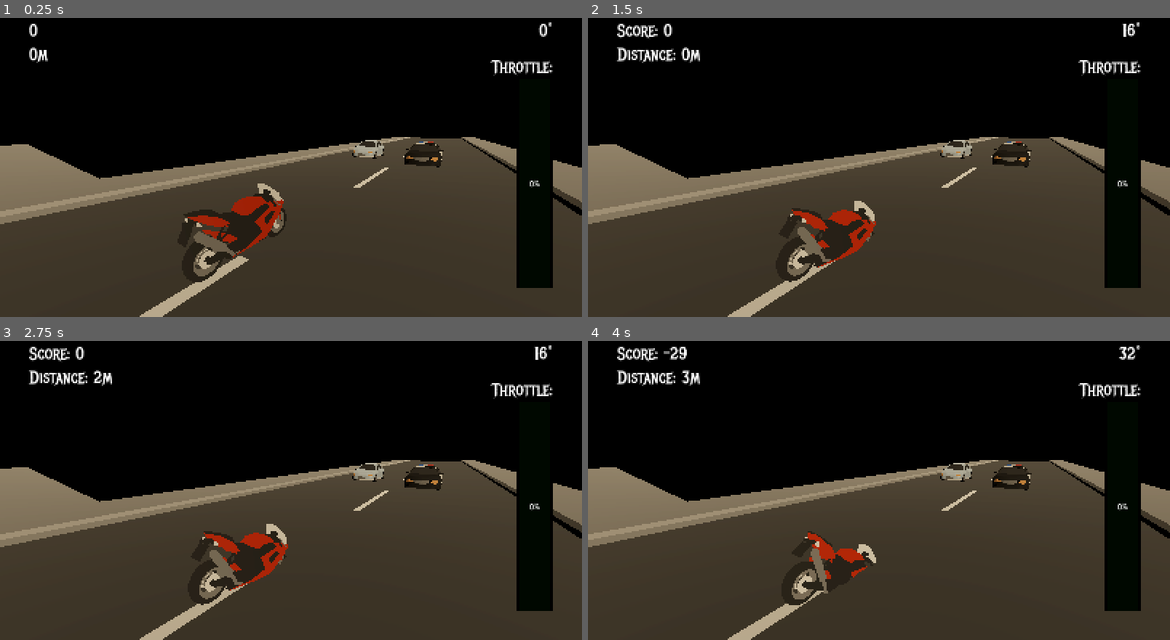
Above: before the commit, frames 1-4 (two rows, left to right).
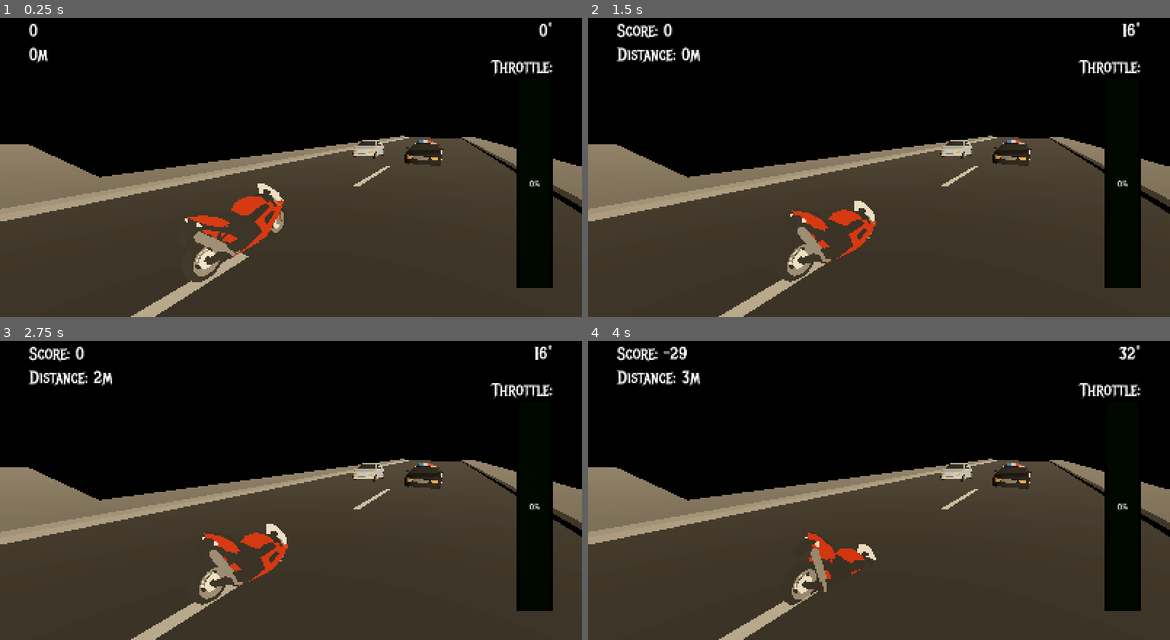
Above: after the commit, the same moments.

Repository: ssebs/DankNooner
Game: Godot game, scene res://scenes/main_game.tscn
Same seed, same stepped clock (60 frames per second), same inputs: the game is played once before the commit and once after it. Before the commit the project starts from res://level.tscn.
Inputs (mouse positions are in pixels of both pictures, inside the frame that each line leads up to):
- Up to frame 1 (0.25 s): no input
- Up to frame 2 (1.5 s): tap Enter at 0.5 s; move the mouse to (908, 152) at 0.52 s; hold W (lean_forward) from 0.53 s (still down); click (908, 152) at 0.67 s; tap Space (brake) at 1.25 s; move the mouse to (849, 155) at 1.27 s
- Up to frame 3 (2.75 s): keep holding W (lean_forward); tap Enter at 2 s; move the mouse to (302, 469) at 2.02 s
- Up to frame 4 (4 s): keep holding W (lean_forward); move the mouse to (873, 481) at 2.77 s; click (873, 481) at 2.92 s; tap Space (brake) at 3.5 s; move the mouse to (919, 481) at 3.52 s

The runs differ from the first frame. In frame 1, 5.3% of the frame differs, in the area x 0-100%, y 39-100%; in frame 2, 3.5%; in frame 3, 3.5%; in frame 4, 3.2%.

Commit message:
start ui

Diff:
--- a/level.tscn
+++ /dev/null
@@ -1,117 +0,0 @@
-[gd_scene load_steps=15 format=3 uid="uid://c6j1taidj4kyv"]
-
-[ext_resource type="PackedScene" uid="uid://boveos4k30e0d" path="res://scenes/ui.tscn" id="1_0b4ue"]
-[ext_resource type="PackedScene" uid="uid://bwqo2xj0q4e6b" path="res://scenes/motorcycle.tscn" id="1_u52ul"]
-[ext_resource type="PackedScene" uid="uid://i4dmnqdvoow2" path="res://assets/vehicles/Car01.glb" id="2_oi3di"]
-[ext_resource type="PackedScene" uid="uid://drmtql816tpes" path="res://assets/vehicles/Police Car.glb" id="3_0b4ue"]
-[ext_resource type="PackedScene" uid="uid://b2tmcghnjj2iu" path="res://assets/LowPolyRoadPack/Models/Road Straight 2.dae" id="5_f2txt"]
-[ext_resource type="PackedScene" uid="uid://lx4se6m3cw3v" path="res://assets/LowPolyRoadPack/Models/Parkinglot Entrance.dae" id="6_1ainy"]
-[ext_resource type="PackedScene" uid="uid://drsie5ww5xl2v" path="res://assets/LowPolyRoadPack/Models/Parkinglot Center 1.dae" id="7_8b0r0"]
-[ext_resource type="PackedScene" uid="uid://de0oj5dundds7" path="res://assets/LowPolyRoadPack/Models/Parkinglot Corner 3.dae" id="11_fedht"]
-[ext_resource type="PackedScene" uid="uid://d03bs21f5d1dy" path="res://assets/LowPolyRoadPack/Models/Parkinglot Edge 1.dae" id="12_4c15r"]
-[ext_resource type="PackedScene" uid="uid://dl44va1ncrtit" path="res://assets/LowPolyRoadPack/Models/Parkinglot Edge 3.dae" id="14_h6smj"]
-[ext_resource type="PackedScene" uid="uid://fovif1yrpoc3" path="res://assets/LowPolyRoadPack/Models/Parkinglot Edge 4.dae" id="15_v5j5c"]
-
-[sub_resource type="ProceduralSkyMaterial" id="ProceduralSkyMaterial_2orkt"]
-sky_top_color = Color(0, 0, 0, 1)
-sky_horizon_color = Color(0.0235287, 0.0227557, 0.0396556, 1)
-ground_bottom_color = Color(0.0198388, 0.016747, 0.0843464, 1)
-ground_horizon_color = Color(0.0235287, 0.0227557, 0.0396556, 1)
-energy_multiplier = 0.35
-
-[sub_resource type="Sky" id="Sky_aicyk"]
-sky_material = SubResource("ProceduralSkyMaterial_2orkt")
-
-[sub_resource type="Environment" id="Environment_8b0r0"]
-background_mode = 2
-sky = SubResource("Sky_aicyk")
-tonemap_mode = 2
-glow_enabled = true
-
-[node name="World" type="Node3D"]
-
-[node name="WorldEnvironment" type="WorldEnvironment" parent="."]
-environment = SubResource("Environment_8b0r0")
-
-[node name="UI" parent="." instance=ExtResource("1_0b4ue")]
-
-[node name="DirectionalLight3D" type="DirectionalLight3D" parent="."]
-transform = Transform3D(0.766863, -0.390061, 0.50968, 7.19241e-09, 0.794128, 0.60775, -0.641811, -0.466061, 0.608987, 30, 27, 15)
-light_color = Color(0.79, 0.711263, 0.5846, 1)
-directional_shadow_mode = 1
-
-[node name="Motorcycle" parent="." instance=ExtResource("1_u52ul")]
-transform = Transform3D(1, 0, 0, 0, 1, 0, 0, 0, 1, 0, 0.05, 0)
-
-[node name="Car01" parent="." instance=ExtResource("2_oi3di")]
-transform = Transform3D(1, 0, 0, 0, 1, 0, 0, 0, 1, -1.99292, 0.0783427, -13.3749)
-
-[node name="Police Car" parent="." instance=ExtResource("3_0b4ue")]
-transform = Transform3D(1, 0, 0, 0, 1, 0, 0, 0, 1, 1.41767, 0.0662612, -12.2237)
-
-[node name="Roads" type="Node3D" parent="."]
-transform = Transform3D(1, 0, 0, 0, 1, 0, 0, 0, 1, -7.5, 0, 0)
-
-[node name="Road Straight 2" parent="Roads" instance=ExtResource("5_f2txt")]
-
-[node name="Road Straight 3" parent="Roads" instance=ExtResource("5_f2txt")]
-transform = Transform3D(1, 0, 0, 0, 1, 0, 0, 0, 1, 0, 0, -10)
-
-[node name="Road Straight 4" parent="Roads" instance=ExtResource("5_f2txt")]
-transform = Transform3D(1, 0, 0, 0, 1, 0, 0, 0, 1, 0, 0, -20)
-
-[node name="Road Straight 5" parent="Roads" instance=ExtResource("5_f2txt")]
-transform = Transform3D(1, 0, 0, 0, 1, 0, 0, 0, 1, 0, 0, -30)
-
-[node name="Road Straight 6" parent="Roads" instance=ExtResource("5_f2txt")]
-transform = Transform3D(1, 0, 0, 0, 1, 0, 0, 0, 1, 0, 0, -40)
-
-[node name="Road Straight 7" parent="Roads" instance=ExtResource("5_f2txt")]
-transform = Transform3D(1, 0, 0, 0, 1, 0, 0, 0, 1, 0, 0, -50)
-
-[node name="ParkingLot" type="Node3D" parent="Roads"]
-
-[node name="Parkinglot Entrance" parent="Roads/ParkingLot" instance=ExtResource("6_1ainy")]
-transform = Transform3D(-4.37114e-08, 0, -1, 0, 1, 0, 1, 0, -4.37114e-08, 0, 0, 0)
-
-[node name="Parkinglot Center 1" parent="Roads/ParkingLot" instance=ExtResource("7_8b0r0")]
-transform = Transform3D(-4.37114e-08, 0, 1, 0, 1, 0, -1, 0, -4.37114e-08, 15, 0, 30)
-
-[node name="Parkinglot Center 2" parent="Roads/ParkingLot" instance=ExtResource("7_8b0r0")]
-transform = Transform3D(-4.37114e-08, 0, 1, 0, 1, 0, -1, 0, -4.37114e-08, 0, 0, 30)
-
-[node name="Parkinglot Center 4" parent="Roads/ParkingLot" instance=ExtResource("7_8b0r0")]
-transform = Transform3D(-4.37114e-08, 0, 1, 0, 1, 0, -1, 0, -4.37114e-08, 30, 0, 30)
-
-[node name="Parkinglot Corner 3" parent="Roads/ParkingLot" instance=ExtResource("11_fedht")]
-transform = Transform3D(-4.37114e-08, 0, 1, 0, 1, 0, -1, 0, -4.37114e-08, -15, 0, 15)
-
-[node name="Parkinglot Corner 4" parent="Roads/ParkingLot" instance=ExtResource("11_fedht")]
-transform = Transform3D(1, 0, 0, 0, 1, 0, 0, 0, 1, 30, 0, 15)
-
-[node name="Parkinglot Corner 5" parent="Roads/ParkingLot" instance=ExtResource("11_fedht")]
-transform = Transform3D(1.31134e-07, 0, -1, 0, 1, 0, 1, 0, 1.31134e-07, 30, 0, 30)
-
-[node name="Parkinglot Corner 6" parent="Roads/ParkingLot" instance=ExtResource("11_fedht")]
-transform = Transform3D(-1, 0, -8.74228e-08, 0, 1, 0, 8.74228e-08, 0, -1, -15, 0, 30)
-
-[node name="Parkinglot Edge 1" parent="Roads/ParkingLot" instance=ExtResource("12_4c15r")]
-transform = Transform3D(-4.37114e-08, 0, -1, 0, 1, 0, 1, 0, -4.37114e-08, 30, 0, 15)
-
-[node name="Parkinglot Edge 2" parent="Roads/ParkingLot" instance=ExtResource("12_4c15r")]
-transform = Transform3D(-4.37114e-08, 0, 1, 0, 1, 0, -1, 0, -4.37114e-08, -15, 0, 30)
-
-[node name="Parkinglot Edge 3" parent="Roads/ParkingLot" instance=ExtResource("14_h6smj")]
-transform = Transform3D(-4.37114e-08, 0, -1, 0, 1, 0, 1, 0, -4.37114e-08, -15, 0, 30)
-
-[node name="Parkinglot Edge 4" parent="Roads/ParkingLot" instance=ExtResource("15_v5j5c")]
-transform = Transform3D(-1, 0, -8.74228e-08, 0, 1, 0, 8.74228e-08, 0, -1, 15, 0, 30)
-
-[node name="Parkinglot Edge 7" parent="Roads/ParkingLot" instance=ExtResource("15_v5j5c")]
-transform = Transform3D(-1, 0, -8.74228e-08, 0, 1, 0, 8.74228e-08, 0, -1, 30, 0, 30)
-
-[node name="Parkinglot Edge 5" parent="Roads/ParkingLot" instance=ExtResource("15_v5j5c")]
-transform = Transform3D(1, 0, 0, 0, 1, 0, 0, 0, 1, -15, 0, 15)
-
-[node name="Parkinglot Edge 6" parent="Roads/ParkingLot" instance=ExtResource("15_v5j5c")]
-transform = Transform3D(1, 0, 0, 0, 1, 0, 0, 0, 1, 15, 0, 15)
--- a/project.godot
+++ b/project.godot
@@ -11,7 +11,7 @@
 [application]
 
 config/name="DankNooner"
-run/main_scene="uid://c6j1taidj4kyv"
+run/main_scene="uid://b8y3uqkpm2ctg"
 config/features=PackedStringArray("4.4", "Mobile")
 boot_splash/show_image=false
 config/icon="res://icon.svg"
--- /dev/null
+++ b/scenes/main_game.gd
@@ -0,0 +1,30 @@
+class_name MainGame extends Node
+
+@export var moto_scene: PackedScene = preload("res://scenes/motorcycle.tscn")
+
+@onready var spawn_pos: Marker3D = $SpawnPos
+@onready var ui: UI = $UI
+
+enum GameState {MAIN_MENU, PAUSE_MENU, PLAYING}
+var game_state: GameState = GameState.MAIN_MENU:
+    set(val):
+        game_state = val
+        switch_game_state(val)
+
+func _ready():
+    pass
+    # ui.onplay => play_game
+    play_game()
+
+func play_game():
+    var motorcycle: Motorcycle = moto_scene.instantiate()
+    motorcycle.global_position = spawn_pos.global_position
+    add_child(motorcycle)
+
+func switch_game_state(state: GameState):
+    ui.switch_panels(state)
+    match state:
+        GameState.MAIN_MENU:
+            pass
+        GameState.PLAYING:
+            pass
--- /dev/null
+++ b/scenes/main_game.tscn
@@ -0,0 +1,122 @@
+[gd_scene load_steps=15 format=3 uid="uid://b8y3uqkpm2ctg"]
+
+[ext_resource type="Script" uid="uid://d3gn4nknw3s61" path="res://scenes/main_game.gd" id="1_s3esy"]
+[ext_resource type="PackedScene" uid="uid://boveos4k30e0d" path="res://scenes/ui.tscn" id="2_o6v7o"]
+[ext_resource type="PackedScene" uid="uid://i4dmnqdvoow2" path="res://assets/vehicles/Car01.glb" id="4_8xp80"]
+[ext_resource type="PackedScene" uid="uid://drmtql816tpes" path="res://assets/vehicles/Police Car.glb" id="5_sp04v"]
+[ext_resource type="PackedScene" uid="uid://b2tmcghnjj2iu" path="res://assets/LowPolyRoadPack/Models/Road Straight 2.dae" id="6_ihbck"]
+[ext_resource type="PackedScene" uid="uid://lx4se6m3cw3v" path="res://assets/LowPolyRoadPack/Models/Parkinglot Entrance.dae" id="7_vnsdt"]
+[ext_resource type="PackedScene" uid="uid://drsie5ww5xl2v" path="res://assets/LowPolyRoadPack/Models/Parkinglot Center 1.dae" id="8_ikqpi"]
+[ext_resource type="PackedScene" uid="uid://de0oj5dundds7" path="res://assets/LowPolyRoadPack/Models/Parkinglot Corner 3.dae" id="9_5luka"]
+[ext_resource type="PackedScene" uid="uid://d03bs21f5d1dy" path="res://assets/LowPolyRoadPack/Models/Parkinglot Edge 1.dae" id="10_yu8cv"]
+[ext_resource type="PackedScene" uid="uid://dl44va1ncrtit" path="res://assets/LowPolyRoadPack/Models/Parkinglot Edge 3.dae" id="11_ibnub"]
+[ext_resource type="PackedScene" uid="uid://fovif1yrpoc3" path="res://assets/LowPolyRoadPack/Models/Parkinglot Edge 4.dae" id="12_5wboo"]
+
+[sub_resource type="ProceduralSkyMaterial" id="ProceduralSkyMaterial_6de02"]
+sky_top_color = Color(0, 0, 0, 1)
+sky_horizon_color = Color(0.0235287, 0.0227557, 0.0396556, 1)
+ground_bottom_color = Color(0.0198388, 0.016747, 0.0843464, 1)
+ground_horizon_color = Color(0.0235287, 0.0227557, 0.0396556, 1)
+energy_multiplier = 0.35
+
+[sub_resource type="Sky" id="Sky_aicyk"]
+sky_material = SubResource("ProceduralSkyMaterial_6de02")
+
+[sub_resource type="Environment" id="Environment_cybgu"]
+background_mode = 2
+sky = SubResource("Sky_aicyk")
+tonemap_mode = 2
+glow_enabled = true
+
+[node name="MainGame" type="Node"]
+script = ExtResource("1_s3esy")
+
+[node name="WorldEnvironment" type="WorldEnvironment" parent="."]
+environment = SubResource("Environment_cybgu")
+
+[node name="UI" parent="." instance=ExtResource("2_o6v7o")]
+
+[node name="DirectionalLight3D" type="DirectionalLight3D" parent="."]
+transform = Transform3D(0.766863, -0.390061, 0.50968, 7.19241e-09, 0.794128, 0.60775, -0.641811, -0.466061, 0.608987, 30, 27, 15)
+light_color = Color(0.79, 0.711263, 0.5846, 1)
+directional_shadow_mode = 1
+
+[node name="DirectionalLight3D2" type="DirectionalLight3D" parent="."]
+transform = Transform3D(0.903804, -0.0552367, 0.424368, 0.233428, 0.894757, -0.380683, -0.358679, 0.443123, 0.821578, 30, 27, 15)
+light_color = Color(0.79, 0.711263, 0.5846, 1)
+directional_shadow_mode = 1
+
+[node name="Car01" parent="." instance=ExtResource("4_8xp80")]
+transform = Transform3D(1, 0, 0, 0, 1, 0, 0, 0, 1, -1.99292, 0.0783427, -13.3749)
+
+[node name="Police Car" parent="." instance=ExtResource("5_sp04v")]
+transform = Transform3D(1, 0, 0, 0, 1, 0, 0, 0, 1, 1.41767, 0.0662612, -12.2237)
+
+[node name="Roads" type="Node3D" parent="."]
+transform = Transform3D(1, 0, 0, 0, 1, 0, 0, 0, 1, -7.5, 0, 0)
+
+[node name="Road Straight 2" parent="Roads" instance=ExtResource("6_ihbck")]
+
+[node name="Road Straight 3" parent="Roads" instance=ExtResource("6_ihbck")]
+transform = Transform3D(1, 0, 0, 0, 1, 0, 0, 0, 1, 0, 0, -10)
+
+[node name="Road Straight 4" parent="Roads" instance=ExtResource("6_ihbck")]
+transform = Transform3D(1, 0, 0, 0, 1, 0, 0, 0, 1, 0, 0, -20)
+
+[node name="Road Straight 5" parent="Roads" instance=ExtResource("6_ihbck")]
+transform = Transform3D(1, 0, 0, 0, 1, 0, 0, 0, 1, 0, 0, -30)
+
+[node name="Road Straight 6" parent="Roads" instance=ExtResource("6_ihbck")]
+transform = Transform3D(1, 0, 0, 0, 1, 0, 0, 0, 1, 0, 0, -40)
+
+[node name="Road Straight 7" parent="Roads" instance=ExtResource("6_ihbck")]
+transform = Transform3D(1, 0, 0, 0, 1, 0, 0, 0, 1, 0, 0, -50)
+
+[node name="ParkingLot" type="Node3D" parent="Roads"]
+
+[node name="Parkinglot Entrance" parent="Roads/ParkingLot" instance=ExtResource("7_vnsdt")]
+transform = Transform3D(-4.37114e-08, 0, -1, 0, 1, 0, 1, 0, -4.37114e-08, 0, 0, 0)
+
+[node name="Parkinglot Center 1" parent="Roads/ParkingLot" instance=ExtResource("8_ikqpi")]
+transform = Transform3D(-4.37114e-08, 0, 1, 0, 1, 0, -1, 0, -4.37114e-08, 15, 0, 30)
+
+[node name="Parkinglot Center 2" parent="Roads/ParkingLot" instance=ExtResource("8_ikqpi")]
+transform = Transform3D(-4.37114e-08, 0, 1, 0, 1, 0, -1, 0, -4.37114e-08, 0, 0, 30)
+
+[node name="Parkinglot Center 4" parent="Roads/ParkingLot" instance=ExtResource("8_ikqpi")]
+transform = Transform3D(-4.37114e-08, 0, 1, 0, 1, 0, -1, 0, -4.37114e-08, 30, 0, 30)
+
+[node name="Parkinglot Corner 3" parent="Roads/ParkingLot" instance=ExtResource("9_5luka")]
+transform = Transform3D(-4.37114e-08, 0, 1, 0, 1, 0, -1, 0, -4.37114e-08, -15, 0, 15)
+
+[node name="Parkinglot Corner 4" parent="Roads/ParkingLot" instance=ExtResource("9_5luka")]
+transform = Transform3D(1, 0, 0, 0, 1, 0, 0, 0, 1, 30, 0, 15)
+
+[node name="Parkinglot Corner 5" parent="Roads/ParkingLot" instance=ExtResource("9_5luka")]
+transform = Transform3D(1.31134e-07, 0, -1, 0, 1, 0, 1, 0, 1.31134e-07, 30, 0, 30)
+
+[node name="Parkinglot Corner 6" parent="Roads/ParkingLot" instance=ExtResource("9_5luka")]
+transform = Transform3D(-1, 0, -8.74228e-08, 0, 1, 0, 8.74228e-08, 0, -1, -15, 0, 30)
+
+[node name="Parkinglot Edge 1" parent="Roads/ParkingLot" instance=ExtResource("10_yu8cv")]
+transform = Transform3D(-4.37114e-08, 0, -1, 0, 1, 0, 1, 0, -4.37114e-08, 30, 0, 15)
+
+[node name="Parkinglot Edge 2" parent="Roads/ParkingLot" instance=ExtResource("10_yu8cv")]
+transform = Transform3D(-4.37114e-08, 0, 1, 0, 1, 0, -1, 0, -4.37114e-08, -15, 0, 30)
+
+[node name="Parkinglot Edge 3" parent="Roads/ParkingLot" instance=ExtResource("11_ibnub")]
+transform = Transform3D(-4.37114e-08, 0, -1, 0, 1, 0, 1, 0, -4.37114e-08, -15, 0, 30)
+
+[node name="Parkinglot Edge 4" parent="Roads/ParkingLot" instance=ExtResource("12_5wboo")]
+transform = Transform3D(-1, 0, -8.74228e-08, 0, 1, 0, 8.74228e-08, 0, -1, 15, 0, 30)
+
+[node name="Parkinglot Edge 7" parent="Roads/ParkingLot" instance=ExtResource("12_5wboo")]
+transform = Transform3D(-1, 0, -8.74228e-08, 0, 1, 0, 8.74228e-08, 0, -1, 30, 0, 30)
+
+[node name="Parkinglot Edge 5" parent="Roads/ParkingLot" instance=ExtResource("12_5wboo")]
+transform = Transform3D(1, 0, 0, 0, 1, 0, 0, 0, 1, -15, 0, 15)
+
+[node name="Parkinglot Edge 6" parent="Roads/ParkingLot" instance=ExtResource("12_5wboo")]
+transform = Transform3D(1, 0, 0, 0, 1, 0, 0, 0, 1, 15, 0, 15)
+
+[node name="SpawnPos" type="Marker3D" parent="."]
--- a/scenes/motorcycle.gd
+++ b/scenes/motorcycle.gd
@@ -93,8 +93,8 @@
             "right":
                 anim_player.play("swerve_right")
 
-    print("input_angle: %.1f" % [input_info['input_angle']])
-    print("current_angle: %.1f" % [current_x_angle_deg])
+    # print("input_angle: %.1f" % [input_info['input_angle']])
+    # print("current_angle: %.1f" % [current_x_angle_deg])
 
     # actually rotate the bike & send info to SignalBus
     rotate_point.rotate_x(deg_to_rad(input_info['input_angle']) * 3 * delta)
--- a/scenes/ui.gd
+++ b/scenes/ui.gd
@@ -7,6 +7,10 @@
 @onready var score_label: Label = %ScoreLabel
 @onready var distance_label: Label = %DistanceLabel
 @onready var throttle_progress: ProgressBar = %ThrottleProgress
+
+@onready var game_panel: Control = %GamePanel
+@onready var main_menu_panel: Control = %MainMenuPanel
+@onready var pause_menu_panel: Control = %PauseMenuPanel
 
 # var notifications = [] # todo: use queue for multiple
 
@@ -22,6 +26,22 @@
     distance_label.text = "0m"
     throttle_progress.value = 0
 
+func switch_panels(state: MainGame.GameState):
+    match state:
+        MainGame.GameState.MAIN_MENU:
+            game_panel.visible = false
+            pause_menu_panel.visible = false
+            main_menu_panel.visible = true
+        MainGame.GameState.PLAYING:
+            game_panel.visible = true
+            pause_menu_panel.visible = false
+            main_menu_panel.visible = false
+        MainGame.GameState.PAUSE_MENU:
+            game_panel.visible = false
+            pause_menu_panel.visible = true
+            main_menu_panel.visible = false
+
+#region signal handlers
 func on_throttle_updated(pct: float):
     throttle_progress.value = pct
 
@@ -51,3 +71,4 @@
     notify_label.text = msg
     await get_tree().create_timer(notify_time_sec).timeout
     notify_label.text = ""
+#endregion
--- a/scenes/ui.tscn
+++ b/scenes/ui.tscn
@@ -18,36 +18,47 @@
 theme_override_constants/margin_bottom = 80
 script = ExtResource("1_nt7q6")
 
-[node name="NotifyLabel" type="Label" parent="."]
+[node name="GamePanel" type="Control" parent="."]
 unique_name_in_owner = true
 layout_mode = 2
+
+[node name="NotifyLabel" type="Label" parent="GamePanel"]
+unique_name_in_owner = true
+layout_mode = 2
+offset_left = 658.0
+offset_top = 339.0
+offset_right = 781.0
+offset_bottom = 400.0
 size_flags_horizontal = 4
 theme_override_font_sizes/font_size = 48
 text = "NOTIFY"
 
-[node name="VBoxContainer" type="VBoxContainer" parent="."]
+[node name="VBoxContainer" type="VBoxContainer" parent="GamePanel"]
 layout_mode = 2
+offset_left = 1159.0
+offset_right = 1440.0
+offset_bottom = 740.0
 size_flags_horizontal = 8
 
-[node name="AngleLabel" type="Label" parent="VBoxContainer"]
+[node name="AngleLabel" type="Label" parent="GamePanel/VBoxContainer"]
 unique_name_in_owner = true
 layout_mode = 2
 theme_override_font_sizes/font_size = 48
 text = "angle_degrees*"
 horizontal_alignment = 2
 
-[node name="HSeparator" type="HSeparator" parent="VBoxContainer"]
+[node name="HSeparator" type="HSeparator" parent="GamePanel/VBoxContainer"]
 layout_mode = 2
 theme_override_constants/separation = 30
 
-[node name="ProgressLabel" type="Label" parent="VBoxContainer"]
+[node name="ProgressLabel" type="Label" parent="GamePanel/VBoxContainer"]
 unique_name_in_owner = true
 layout_mode = 2
 theme_override_font_sizes/font_size = 48
 text = "Throttle:"
 horizontal_alignment = 2
 
-[node name="ThrottleProgress" type="ProgressBar" parent="VBoxContainer"]
+[node name="ThrottleProgress" type="ProgressBar" parent="GamePanel/VBoxContainer"]
 unique_name_in_owner = true
 custom_minimum_size = Vector2(100, 0)
 layout_mode = 2
@@ -60,18 +71,28 @@
 rounded = true
 fill_mode = 3
 
-[node name="VBoxContainer2" type="VBoxContainer" parent="."]
+[node name="VBoxContainer2" type="VBoxContainer" parent="GamePanel"]
 layout_mode = 2
+offset_right = 198.0
+offset_bottom = 740.0
 size_flags_horizontal = 0
 
-[node name="ScoreLabel" type="Label" parent="VBoxContainer2"]
+[node name="ScoreLabel" type="Label" parent="GamePanel/VBoxContainer2"]
 unique_name_in_owner = true
 layout_mode = 2
 theme_override_font_sizes/font_size = 48
 text = "ScoreLabel"
 
-[node name="DistanceLabel" type="Label" parent="VBoxContainer2"]
+[node name="DistanceLabel" type="Label" parent="GamePanel/VBoxContainer2"]
 unique_name_in_owner = true
 layout_mode = 2
 theme_override_font_sizes/font_size = 48
 text = "Distance"
+
+[node name="MainMenuPanel" type="Control" parent="."]
+unique_name_in_owner = true
+layout_mode = 2
+
+[node name="PauseMenuPanel" type="Control" parent="."]
+unique_name_in_owner = true
+layout_mode = 2
Not shown, added: scenes/main_game.gd.uid
